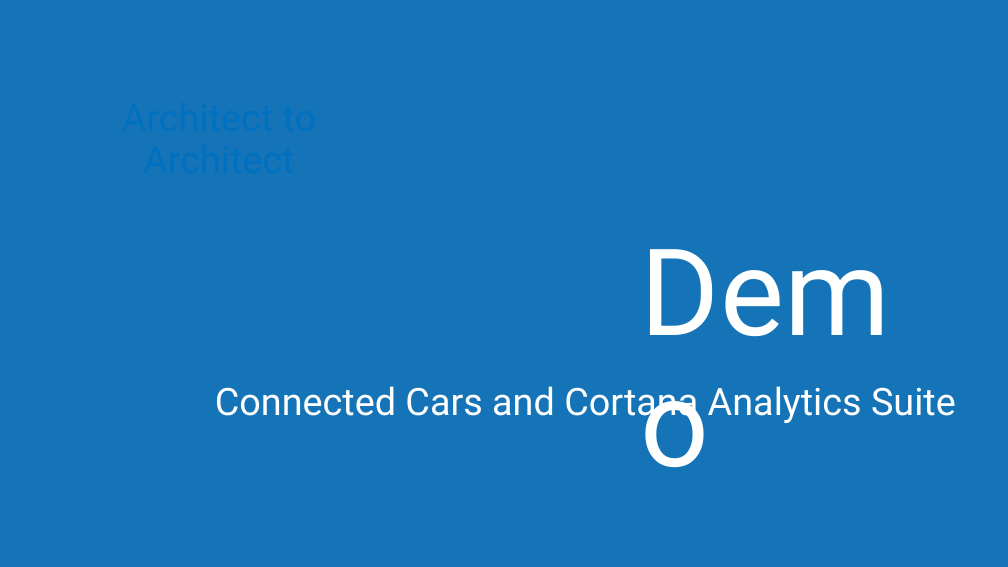
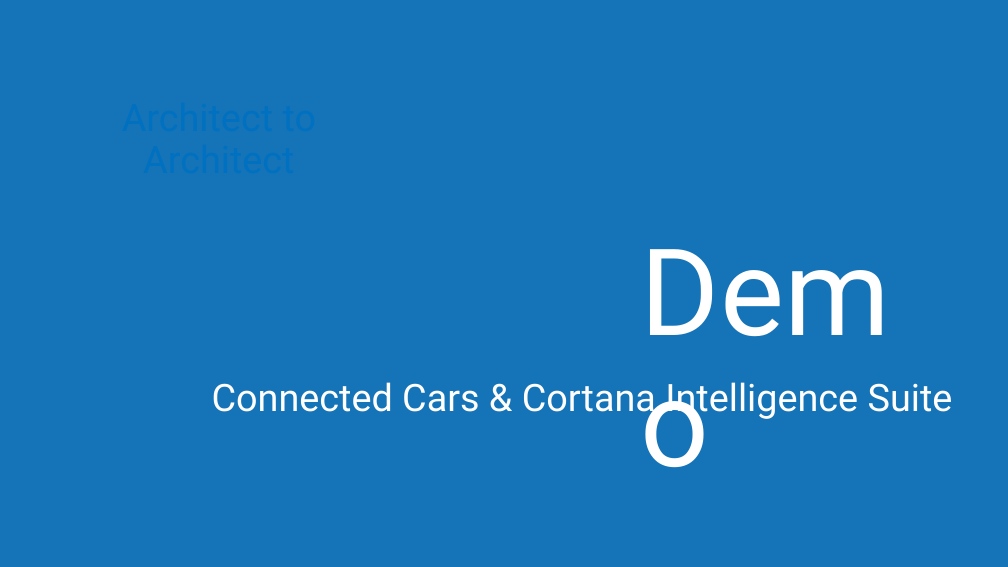
Before and after one commit to AzureCAT-GSI/Big-Data, a slide deck: slide 15 of Architecting Big Data Solutions.pptx (slide 23 before the commit). Drawn at 1008x567 pixels with LibreOffice and Linux fonts; fonts in the diff are those of the drawing; background and template pictures are left out. Boxes give left, top, right and bottom in pixels: in the first picture for what was removed or moved away, otherwise in the second. Text is boxed around its words. In the diff, an @@ line names an element or a change of style, - is before the commit and + after.

```diff
--- a/Architecting Big Data Solutions.pptx
+++ b/Architecting Big Data Solutions.pptx
@@ text at [212, 382, 953, 421]: text changed @@
-Connected Cars and Cortana Analytics Suite
+Connected Cars & Cortana Intelligence Suite
```
Also in this commit, not shown: 11 other slides changed, 1 slide added, 4 slides removed.
